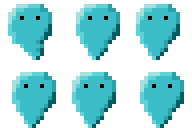
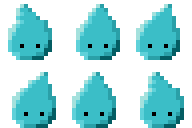
Layer changes from the first (192, 128) image to the second:
showed group "tex_player_fall" (1 layers) over [8, 4, 184, 128]
renamed "Layer 3" to "Layer 2 copy 2", painted on it over [8, 4, 184, 128]
renamed "tex_player_jump copy" to "tex_player_rise", hid the group it (1 layers) over [8, 4, 184, 128]
painted on "Layer 2 copy" (1st of 3, in "tex_player_rise") over [16, 44, 176, 128]
